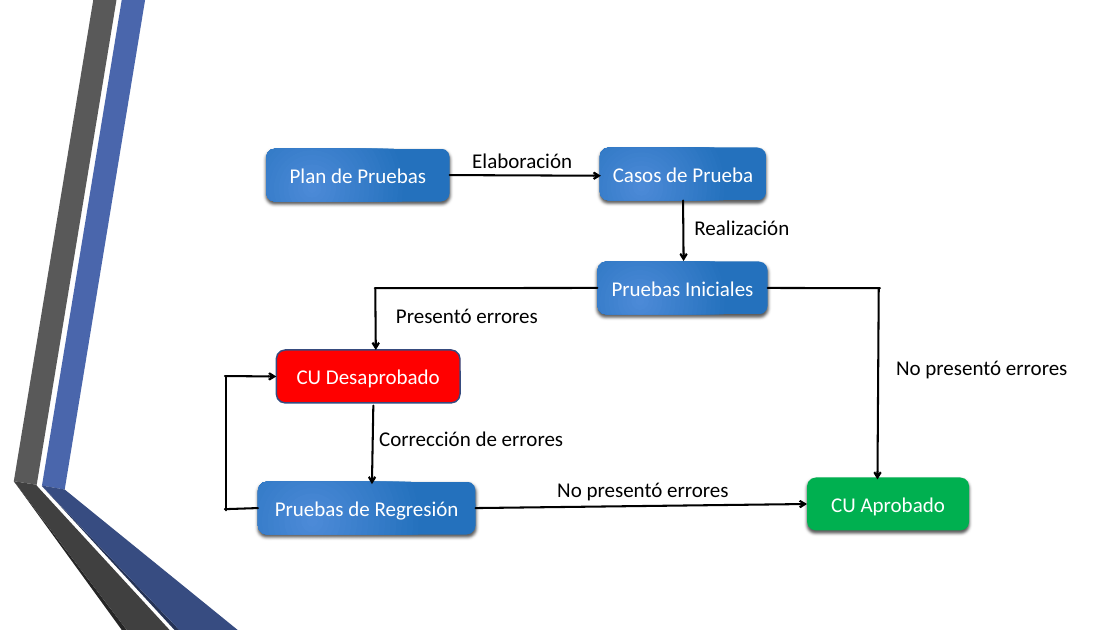
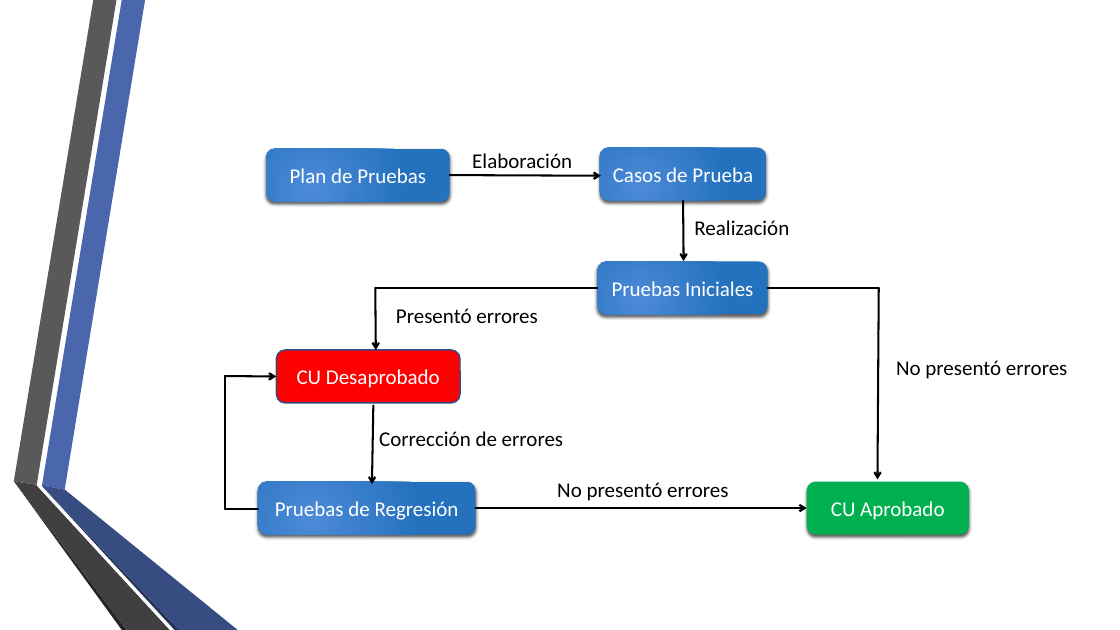
Before and after one commit to fge23/Sistema-VASPA, a slide deck: slide 24 of Presentaciones/Presentación VASPA - Diciembre 2020 - Examen Final/Presentación VASPA - Diciembre 2020 - Examen Final.pptx. Drawn at 1120x630 pixels with LibreOffice and Linux fonts; fonts in the diff are those of the drawing; background and template pictures are left out. Boxes give left, top, right and bottom in pixels: in the first picture for what was removed or moved away, otherwise in the second. Text is boxed around its words. In the diff, an @@ line names an element or a change of style, - is before the commit and + after.

```diff
--- a/Presentaciones/Presentación VASPA - Diciembre 2020 - Examen Final/Presentación VASPA - Diciembre 2020 - Examen Final.pptx
+++ b/Presentaciones/Presentación VASPA - Diciembre 2020 - Examen Final/Presentación VASPA - Diciembre 2020 - Examen Final.pptx
@@ arrow moved from (476, 508) - (807, 504) to (476, 508) - (807, 508) @@
@@ rounded rectangle "CU Aprobado": place and size @@
-rounded rectangle "CU Aprobado" at [807,477,970,530]
+rounded rectangle "CU Aprobado" at [807,481,969,534]
```
Also in this commit, not shown: 1 other slide changed.
